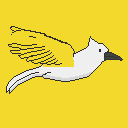
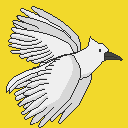
Layered file, before and after one edit (w=128, h=128). Changes by layer:
added layer "4" above "3" over [8,36,105,128]
added layer "3" above "2" over [8,36,105,109]
renamed "Layer 2 copy" to "2", painted on it over [8,15,105,94]
renamed "Layer 2" to "1", showed it over [8,6,105,94]
